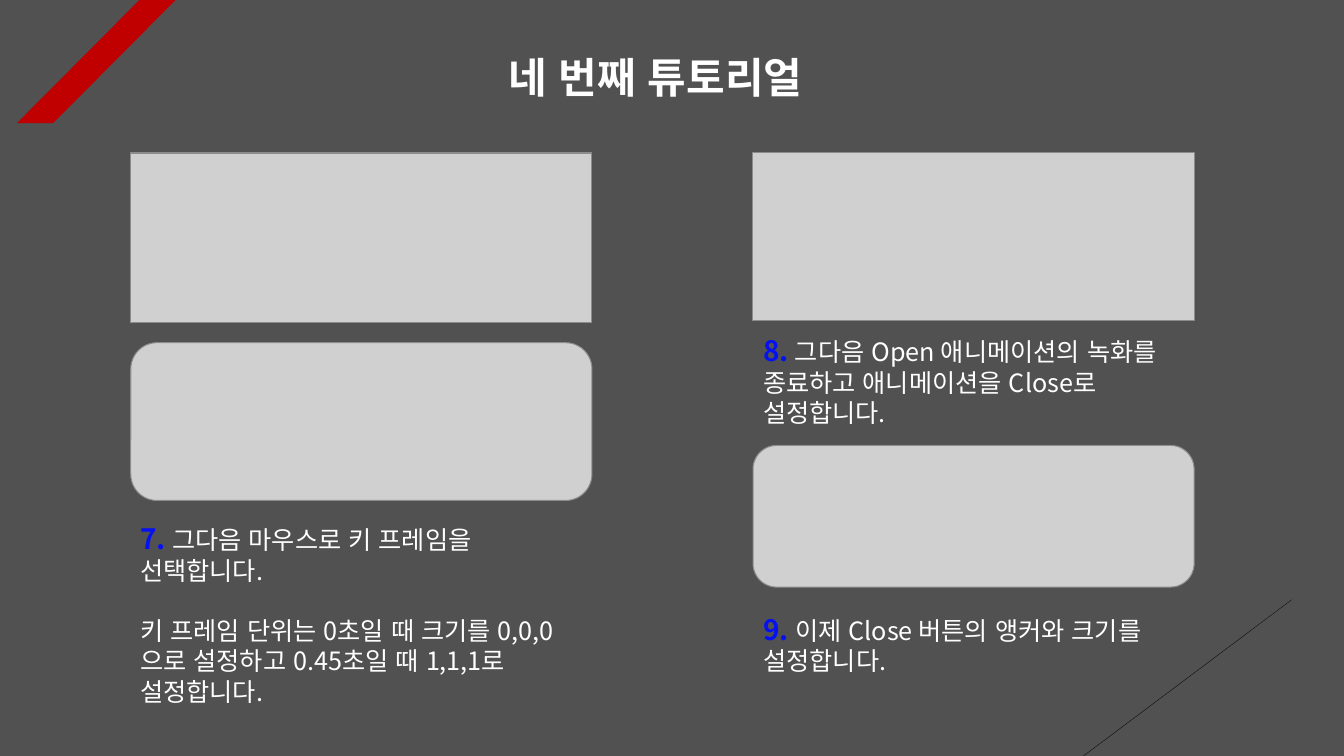
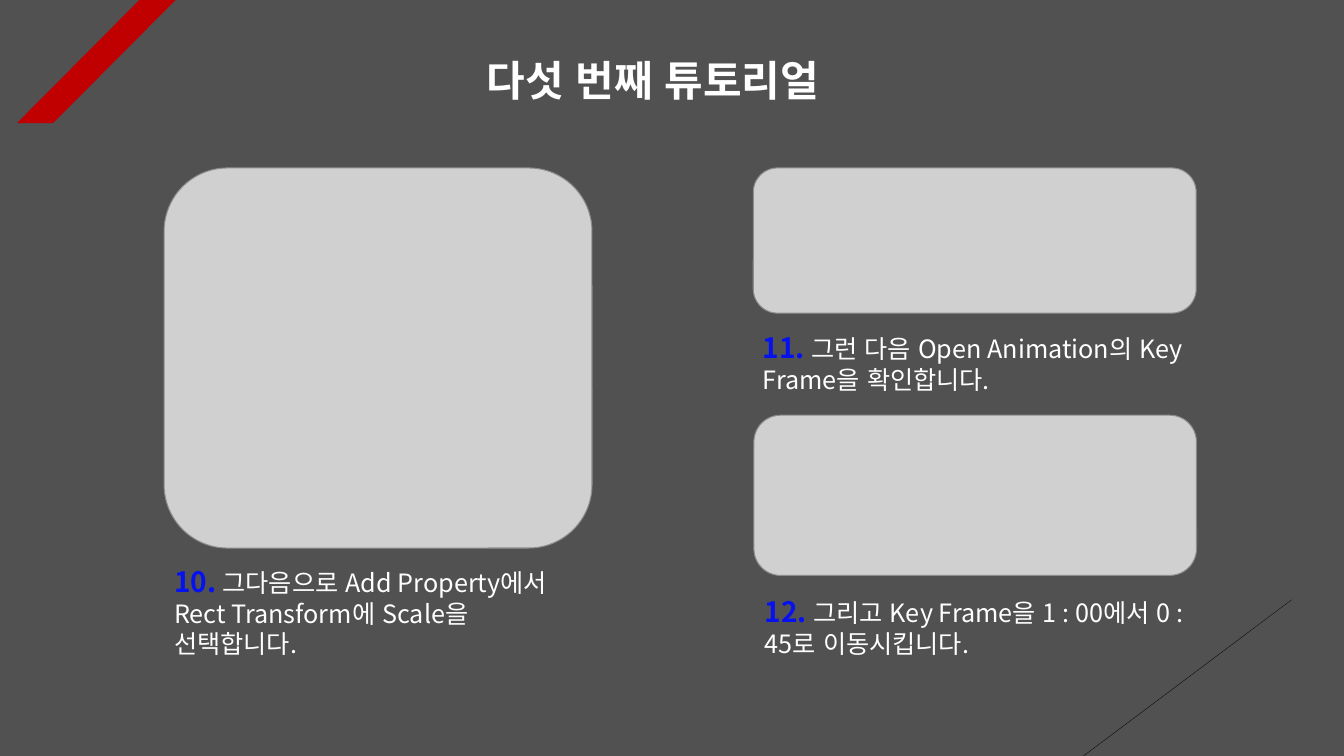
Before and after one commit to Unity2033/3D-UnityEngine, a slide deck: slide 5 of Assets/Class/Animation Clip/PPT Data/Animation Clip Example.pptx (slide 4 before the commit). Drawn at 1344x756 pixels with LibreOffice and Linux fonts; fonts in the diff are those of the drawing; grey boxes stand for pictures. Boxes give left, top, right and bottom in pixels: in the first picture for what was removed or moved away, otherwise in the second. Text is boxed around its words. In the diff, an @@ line names an element or a change of style, - is before the commit and + after.

```diff
--- a/Assets/Class/Animation Clip/PPT Data/Animation Clip Example.pptx
+++ b/Assets/Class/Animation Clip/PPT Data/Animation Clip Example.pptx
@@ text at <box>487,61,819,100</box>: text changed @@
-네 번째 튜토리얼
+다섯 번째 튜토리얼
@@ picture removed at <box>131,153,593,323</box> @@
@@ picture added at <box>164,168,593,548</box> @@
@@ picture: place and size @@
-picture at <box>752,153,1194,322</box>
+picture at <box>753,168,1196,314</box>
@@ picture removed at <box>131,343,593,501</box> @@
@@ text at <box>763,337,1183,391</box>: text changed @@
-9. 이제 Close 버튼의 앵커와 크기를 설정합니다.
+11. 그런 다음 Open Animation의 Key Frame을 확인합니다.
@@ text removed at <box>763,340,1157,424</box> @@
-8. 그다음 Open 애니메이션의 녹화를 종료하고 애니메이션을 Close로 설정합니다.
@@ picture: place and size @@
-picture at <box>753,446,1195,588</box>
+picture at <box>754,415,1197,576</box>
@@ text at <box>174,571,547,655</box>: text changed @@
-7. 그다음 마우스로 키 프레임을 선택합니다.
-키 프레임 단위는 0초일 때 크기를 0,0,0으로 설정하고 0.45초일 때 1,1,1로 설정합니다.
+10. 그다음으로 Add Property에서 Rect Transform에 Scale을 선택합니다.
@@ text added at <box>765,601,1171,655</box>, 18 pt, text #FFFFFF @@
+12. 그리고 Key Frame을 1 : 00에서 0 : 45로 이동시킵니다.
```
Also in this commit, not shown: 11 other slides changed, 4 slides added, 30 other files.
